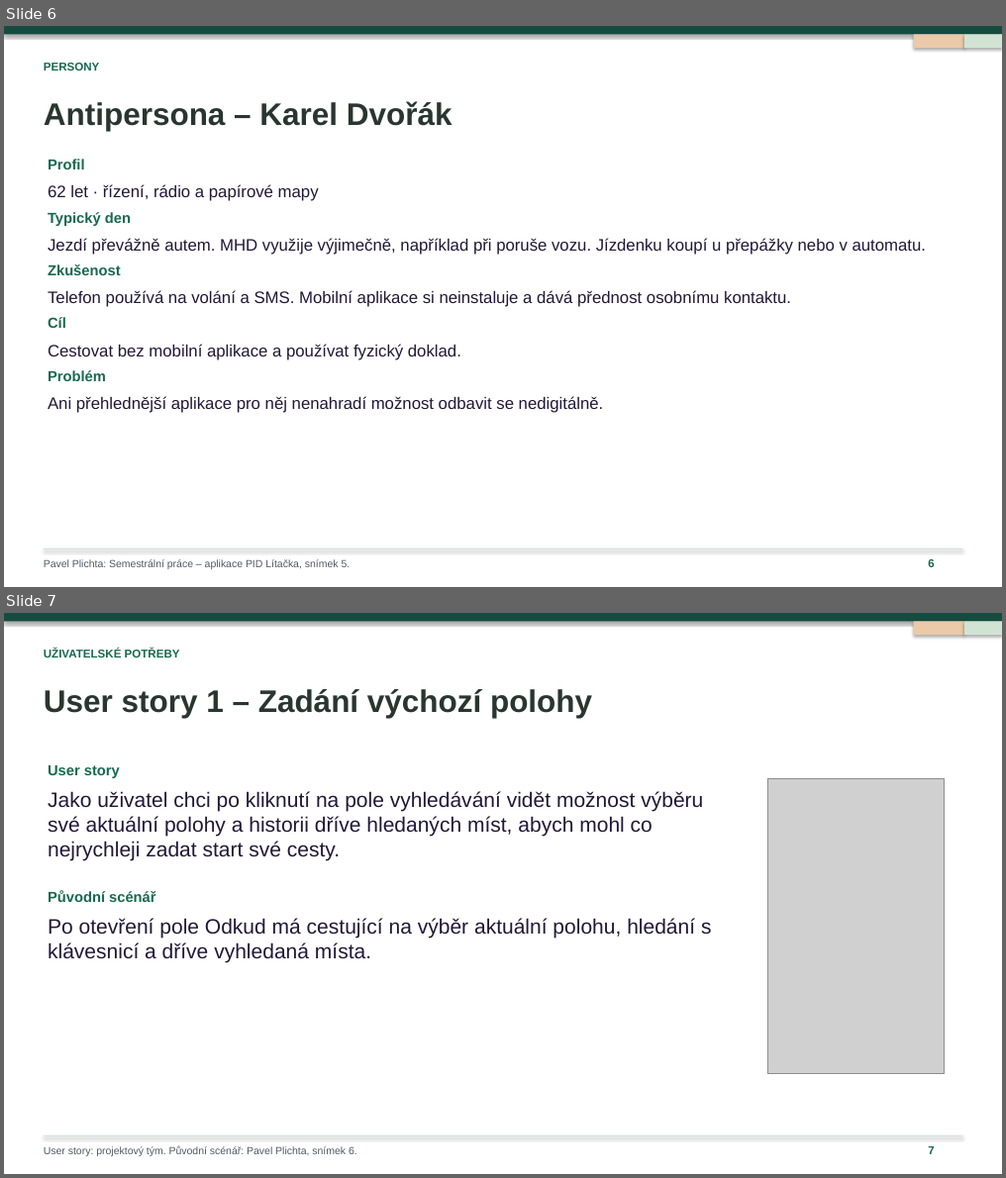
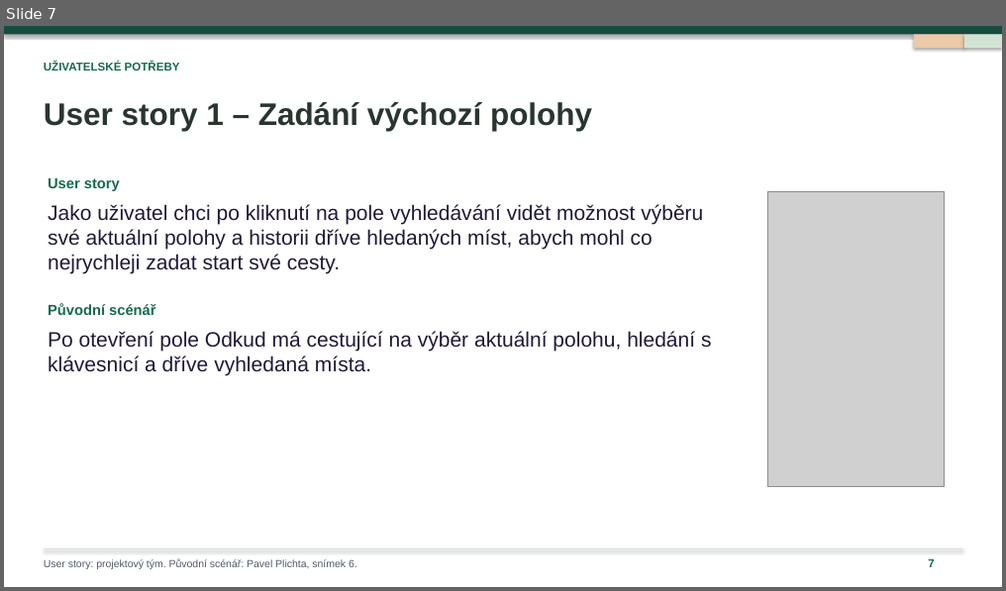
Before and after one commit to ShachPlay/ID_2026, a slide deck: PID-Litacka-Cookbook-2026.pptx. Shown one above the other, each under a label of ours: slides 6 and 7 before the commit, slide 7 after it. The pictures are 1006x1178 and 1006x591 pixels, drawn with LibreOffice and Linux fonts; fonts in the diff are those of the drawing; grey boxes stand for pictures. Boxes give left, top, right and bottom in pixels: in the first picture for what was removed or moved away, otherwise in the second. Text is boxed around its words. In the diff, an @@ line names an element or a change of style, - is before the commit and + after.

```diff
--- a/PID-Litacka-Cookbook-2026.pptx
+++ b/PID-Litacka-Cookbook-2026.pptx
@@ slide 6 removed at (x1=4, y1=26, x2=1002, y2=587), background #FFFFFF @@
@@ rectangle removed at (x1=4, y1=26, x2=1002, y2=587) @@
@@ rectangle removed at (x1=4, y1=26, x2=1002, y2=34) @@
@@ rectangle removed at (x1=914, y1=34, x2=964, y2=48) @@
@@ rectangle removed at (x1=964, y1=34, x2=1002, y2=48) @@
@@ text removed at (x1=44, y1=63, x2=100, y2=71) @@
-PERSONY
@@ text removed at (x1=44, y1=101, x2=452, y2=131) @@
-Antipersona – Karel Dvořák
@@ text removed at (x1=48, y1=159, x2=85, y2=170) @@
-Profil
@@ text removed at (x1=48, y1=184, x2=319, y2=201) @@
-62 let · řízení, rádio a papírové mapy
@@ text removed at (x1=48, y1=212, x2=131, y2=226) @@
-Typický den
@@ text removed at (x1=48, y1=238, x2=926, y2=255) @@
-Jezdí převážně autem. MHD využije výjimečně, například při poruše vozu. Jízdenku koupí u přepážky nebo v automatu.
@@ text removed at (x1=48, y1=265, x2=121, y2=275) @@
-Zkušenost
@@ text removed at (x1=48, y1=290, x2=791, y2=307) @@
-Telefon používá na volání a SMS. Mobilní aplikace si neinstaluje a dává přednost osobnímu kontaktu.
@@ text removed at (x1=48, y1=317, x2=66, y2=328) @@
-Cíl
@@ text removed at (x1=48, y1=344, x2=461, y2=361) @@
-Cestovat bez mobilní aplikace a používat fyzický doklad.
@@ text removed at (x1=48, y1=371, x2=106, y2=381) @@
-Problém
@@ text removed at (x1=48, y1=396, x2=604, y2=413) @@
-Ani přehlednější aplikace pro něj nenahradí možnost odbavit se nedigitálně.
@@ rectangle removed at (x1=44, y1=550, x2=963, y2=550) @@
@@ text removed at (x1=44, y1=560, x2=350, y2=570) @@
-Pavel Plichta: Semestrální práce – aplikace PID Lítačka, snímek 5.
@@ text removed at (x1=928, y1=559, x2=934, y2=570) @@
-6
```
Also in this commit, not shown: 3 slides added, 2 other slides removed.
